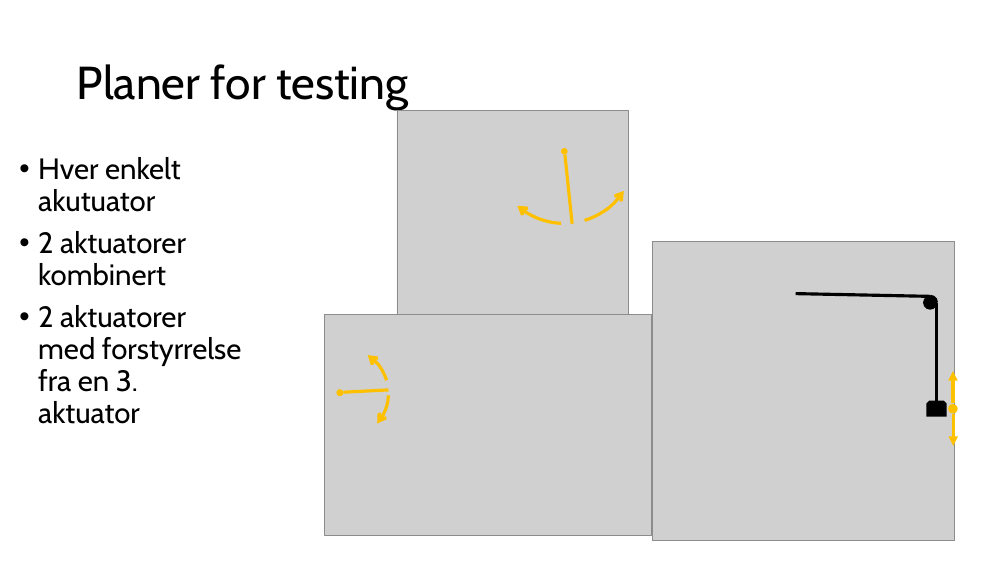
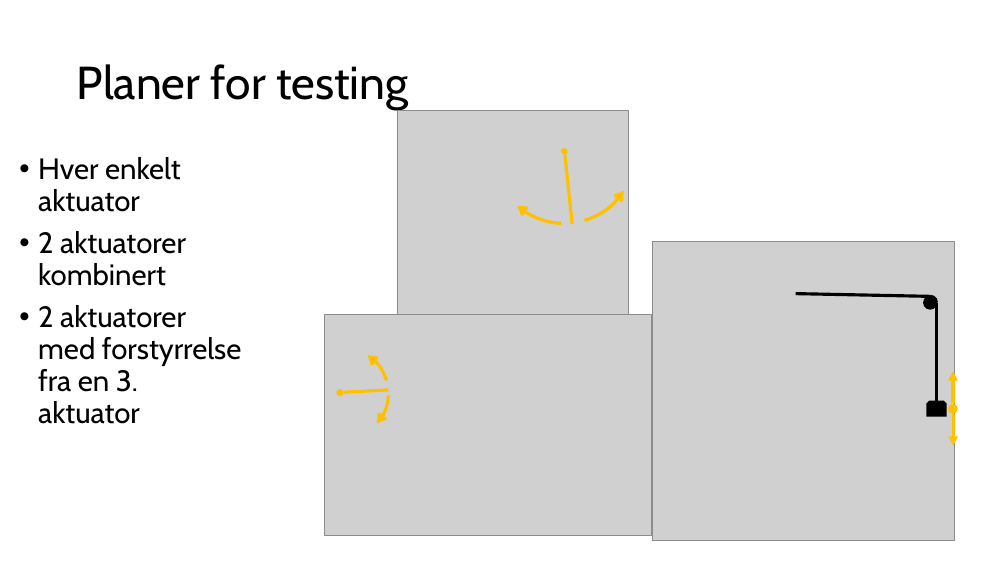
Before and after one commit to emilah-png/Bachelor, a slide deck: slide 6 of Presentasjon/presentasjon for servi 18.03.25.pptx. Drawn at 1008x567 pixels with LibreOffice and Linux fonts; fonts in the diff are those of the drawing; grey boxes stand for pictures. Boxes give left, top, right and bottom in pixels: in the first picture for what was removed or moved away, otherwise in the second. Text is boxed around its words. In the diff, an @@ line names an element or a change of style, - is before the commit and + after.

```diff
--- a/Presentasjon/presentasjon for servi 18.03.25.pptx
+++ b/Presentasjon/presentasjon for servi 18.03.25.pptx
@@ text at [38,157,181,212]: text changed @@
-• Hver enkelt akutuator
+• Hver enkelt aktuator
```
Also in this commit, not shown: 1 other slide changed, 1 slide added, 2 slides removed, 10 other files.
